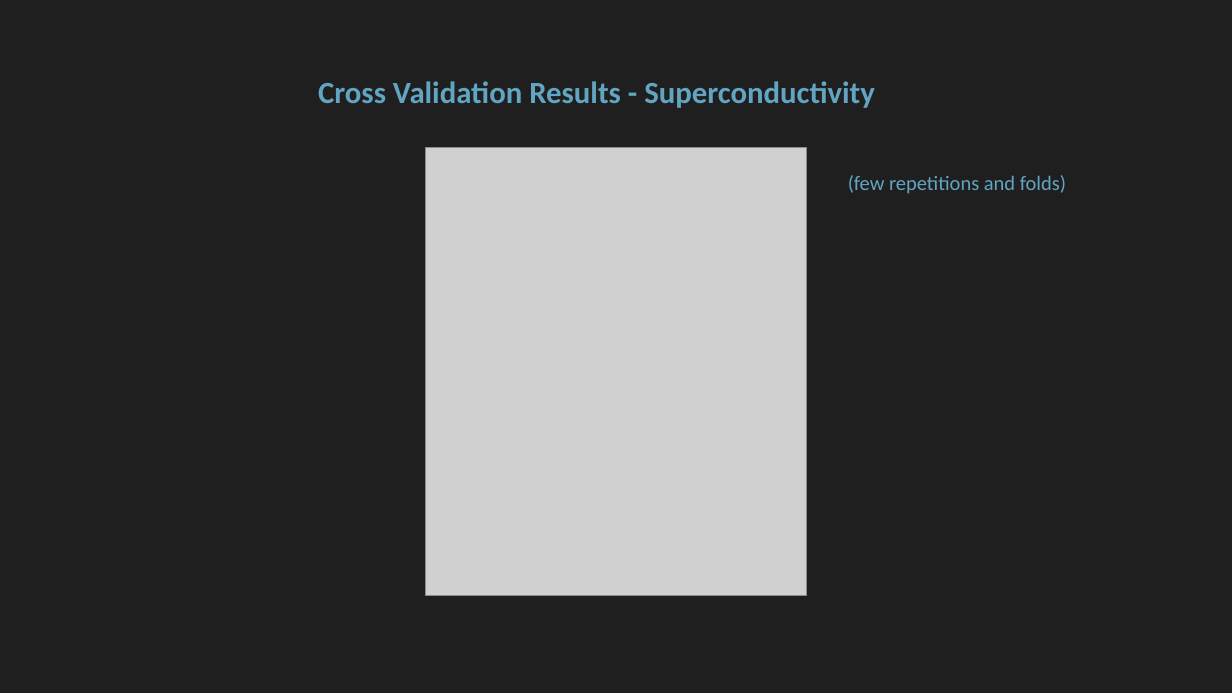
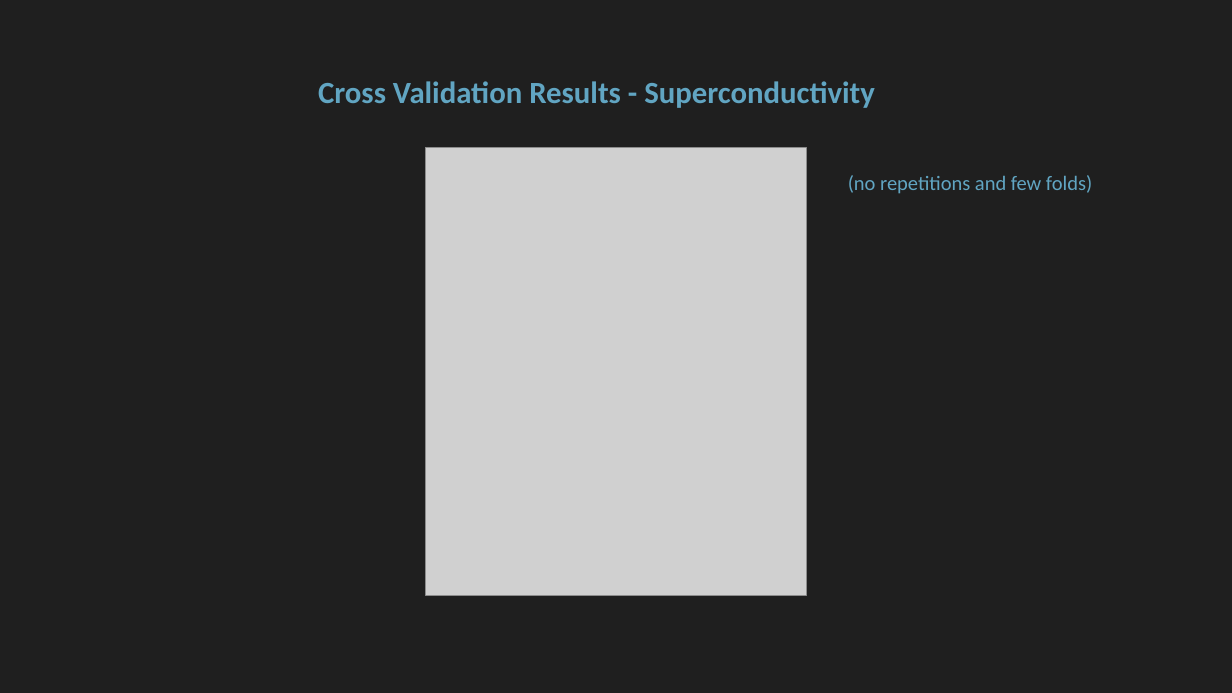
Before and after one commit to floengl/Machine-Learning, a slide deck: slide 20 of Exercise_2/Exercie2_slides.pptx (slide 17 before the commit). Drawn at 1232x693 pixels with LibreOffice and Linux fonts; fonts in the diff are those of the drawing; grey boxes stand for pictures. Boxes give left, top, right and bottom in pixels: in the first picture for what was removed or moved away, otherwise in the second. Text is boxed around its words. In the diff, an @@ line names an element or a change of style, - is before the commit and + after.

```diff
--- a/Exercise_2/Exercie2_slides.pptx
+++ b/Exercise_2/Exercie2_slides.pptx
@@ text at [848,175,1092,194]: text changed @@
-(few repetitions and folds)
+(no repetitions and few folds)
```
Also in this commit, not shown: 1 other slide changed, 4 slides added.
